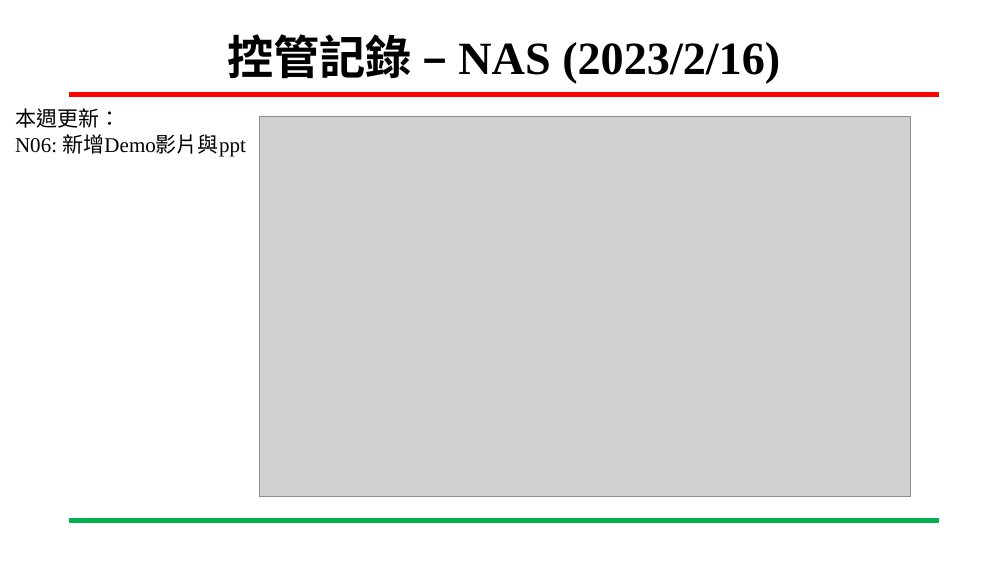
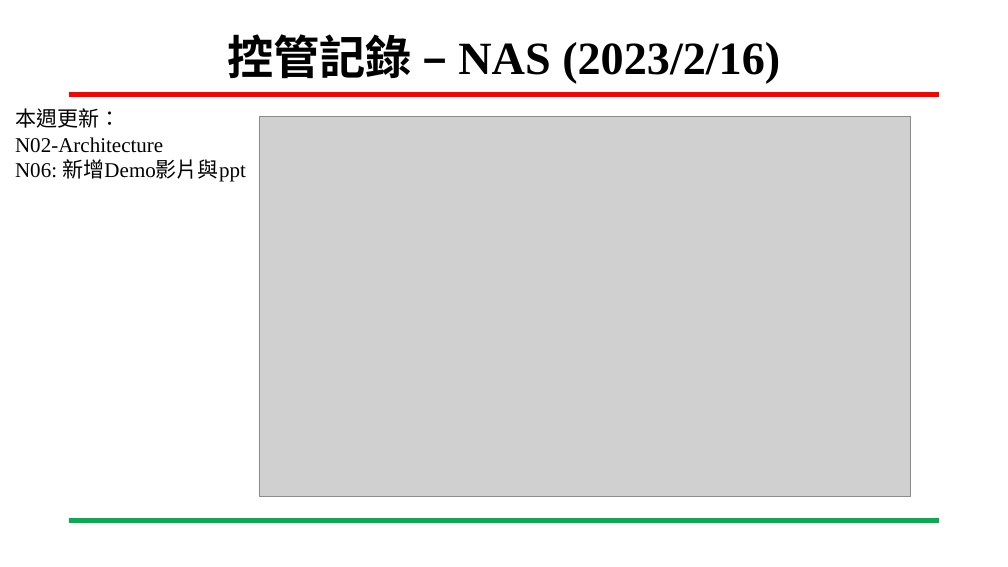
Before and after one commit to ing0331/FPGA, a slide deck: slide 2 of HW4_VGA_clock/N06-Tutorial/專案進度報告-VGA_時鐘-吳東穎-20230223.pptx. Drawn at 1008x567 pixels with LibreOffice and Linux fonts; fonts in the diff are those of the drawing; grey boxes stand for pictures; background and template pictures are left out. Boxes give left, top, right and bottom in pixels: in the first picture for what was removed or moved away, otherwise in the second. Text is boxed around its words. In the diff, an @@ line names an element or a change of style, - is before the commit and + after.

```diff
--- a/HW4_VGA_clock/N06-Tutorial/專案進度報告-VGA_時鐘-吳東穎-20230223.pptx
+++ b/HW4_VGA_clock/N06-Tutorial/專案進度報告-VGA_時鐘-吳東穎-20230223.pptx
@@ text at bbox=[15, 137, 163, 153]: paragraph added @@
+  N02-Architecture
```
